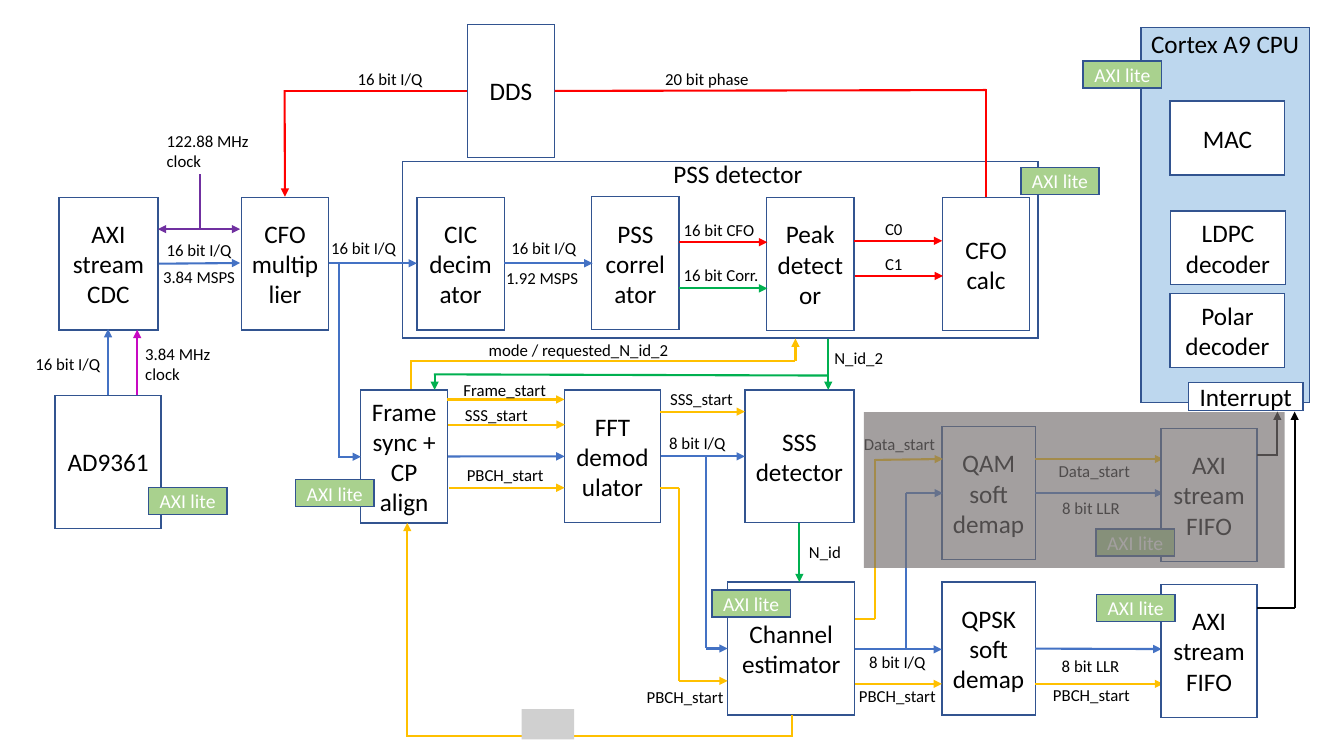
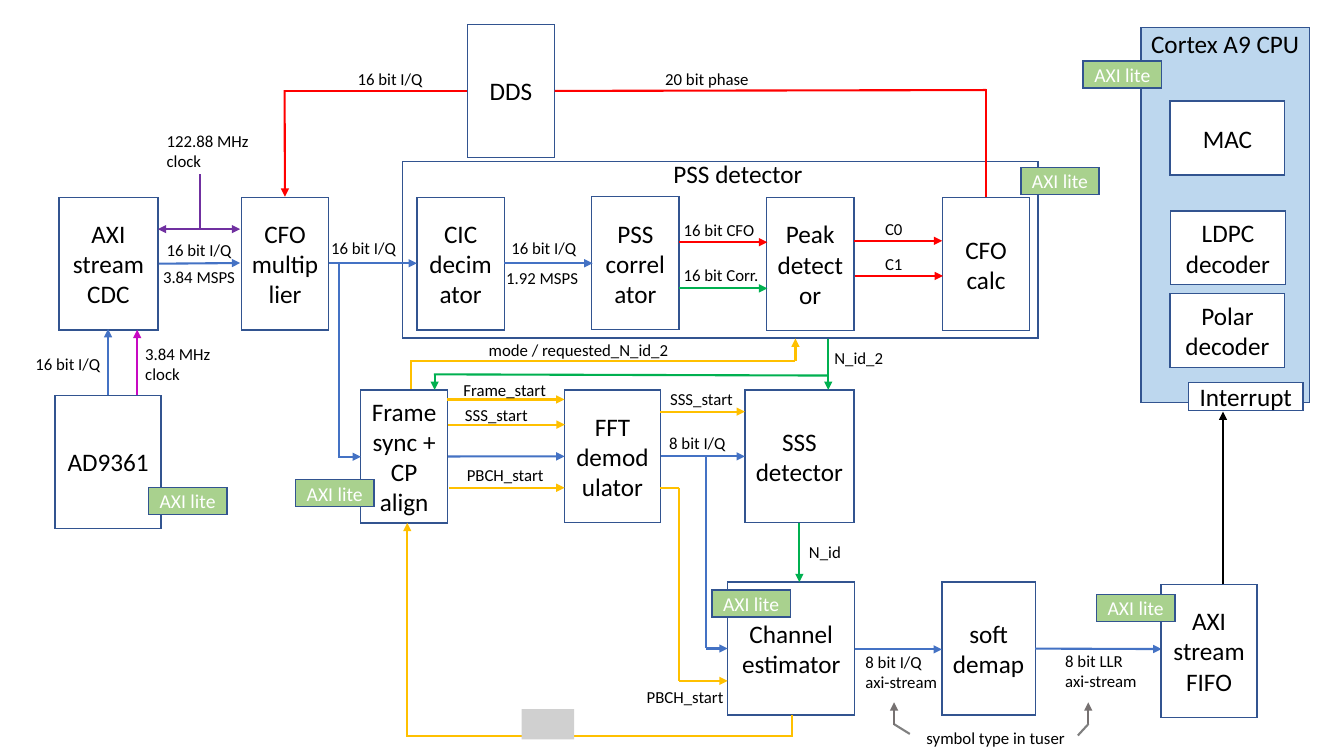
Before and after one commit to catkira/open5G_phy, a slide deck: slide 1 of doc/overview.pptx. Drawn at 1344x756 pixels with LibreOffice and Linux fonts; fonts in the diff are those of the drawing; grey boxes stand for pictures. Boxes give left, top, right and bottom in pixels: in the first picture for what was removed or moved away, otherwise in the second. Text is boxed around its words. In the diff, an @@ line names an element or a change of style, - is before the commit and + after.

```diff
--- a/doc/overview.pptx
+++ b/doc/overview.pptx
@@ rectangle removed at box(864, 412, 1285, 569) @@
@@ arrow moved from (1295, 608) - (1295, 411) to (1223, 585) - (1223, 411) @@
@@ arrow removed from (1277, 457) to (1277, 411) @@
@@ text removed at box(864, 439, 935, 452) @@
-Data_start
@@ rectangle removed at box(942, 426, 1035, 560) @@
-QAM soft demap
@@ rectangle removed at box(1162, 429, 1257, 562) @@
-AXI stream FIFO
@@ arrow removed from (875, 460) to (943, 459) @@
@@ line removed from (875, 459) to (875, 619) @@
@@ arrow removed from (1035, 459) to (1164, 459) @@
@@ text removed at box(1059, 466, 1130, 479) @@
-Data_start
@@ line removed from (1257, 456) to (1277, 456) @@
@@ arrow removed from (906, 493) to (943, 493) @@
@@ line removed from (906, 493) to (906, 648) @@
@@ arrow removed from (1035, 493) to (1164, 493) @@
@@ text removed at box(1062, 502, 1119, 514) @@
-8 bit LLR
@@ rectangle removed at box(1096, 529, 1175, 557) @@
-AXI lite
@@ line removed from (856, 619) to (875, 619) @@
@@ text in rectangle at box(953, 625, 1024, 677): text changed @@
-QPSK soft demap
+soft demap
@@ line removed from (1257, 608) to (1295, 608) @@
@@ text at box(865, 656, 936, 688): text changed @@
-8 bit I/Q
+8 bit I/Q
+axi-stream
@@ text at box(1065, 655, 1136, 687): text changed @@
-8 bit LLR
+8 bit LLR
+axi-stream
@@ arrow removed from (855, 684) to (942, 684) @@
@@ arrow removed from (1035, 684) to (1164, 684) @@
@@ text removed at box(859, 691, 936, 705) @@
-PBCH_start
@@ arrow added from (894, 725) to (894, 703), #767171 1.5 pt @@
@@ text removed at box(1053, 690, 1130, 704) @@
-PBCH_start
@@ arrow added from (1089, 725) to (1089, 703), #767171 1.5 pt @@
@@ line added from (894, 724) to (910, 734), #808080 1.5 pt @@
@@ text added at box(926, 732, 1065, 747), 12 pt, text #000000 @@
+symbol type in tuser
@@ line added from (1089, 724) to (1078, 736), #808080 1.5 pt @@
```
Also in this commit, not shown: 1 other file.
